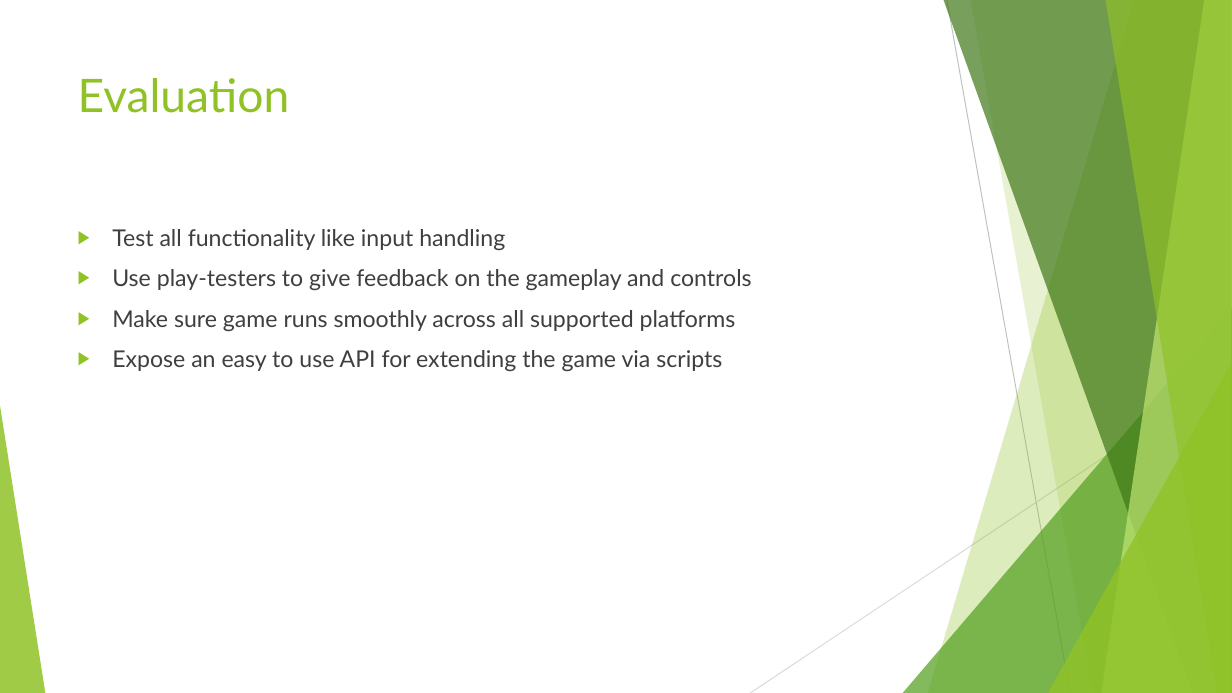
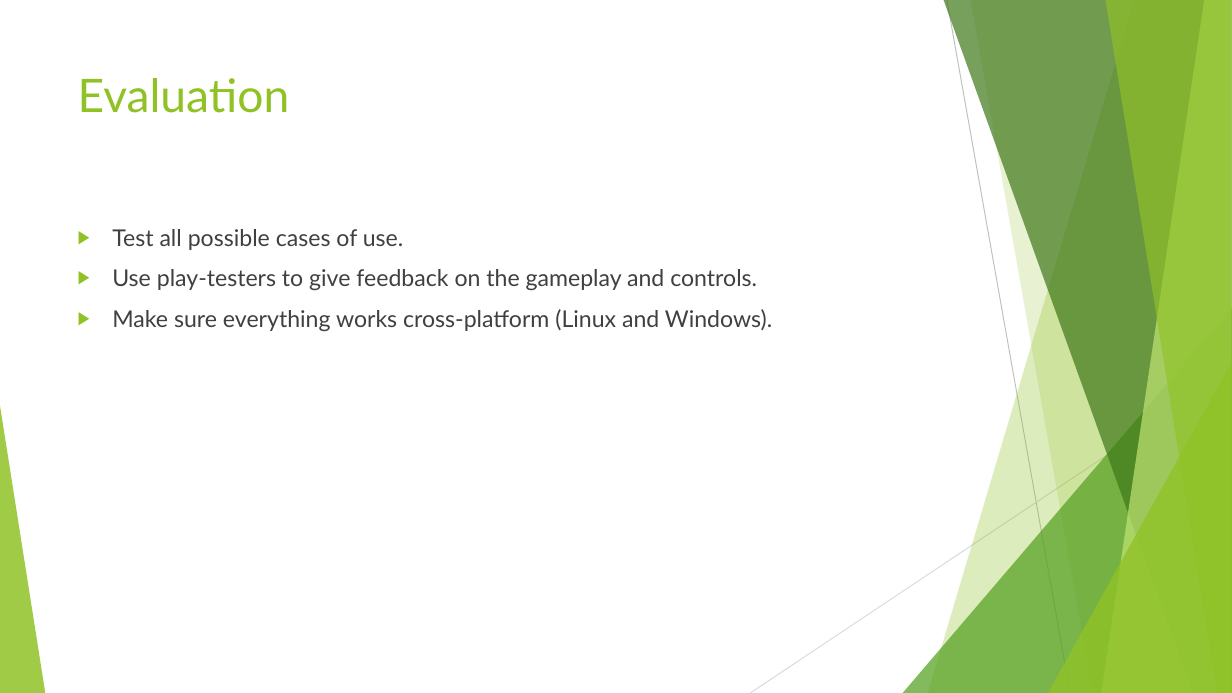
Before and after one commit to hanselrd/bubble-warrior-adventures, a slide deck: slide 6 of powerpoint/Bubble Warrior Adventures.pptx. Drawn at 1232x693 pixels with LibreOffice and Linux fonts; fonts in the diff are those of the drawing. Boxes give left, top, right and bottom in pixels: in the first picture for what was removed or moved away, otherwise in the second. Text is boxed around its words. In the diff, an @@ line names an element or a change of style, - is before the commit and + after.

```diff
--- a/powerpoint/Bubble Warrior Adventures.pptx
+++ b/powerpoint/Bubble Warrior Adventures.pptx
@@ text at (x1=112, y1=229, x2=772, y2=331): text changed; text colour #3F3F3F to #404040 @@
-▶ Test all functionality like input handling
-▶ Use play-testers to give feedback on the gameplay and controls
-▶ Make sure game runs smoothly across all supported platforms
-▶ Expose an easy to use API for extending the game via scripts
+▶ Test all possible cases of use.
+▶ Use play-testers to give feedback on the gameplay and controls.
+▶ Make sure everything works cross-platform (Linux and Windows).
```
Also in this commit, not shown: 6 other slides changed.
